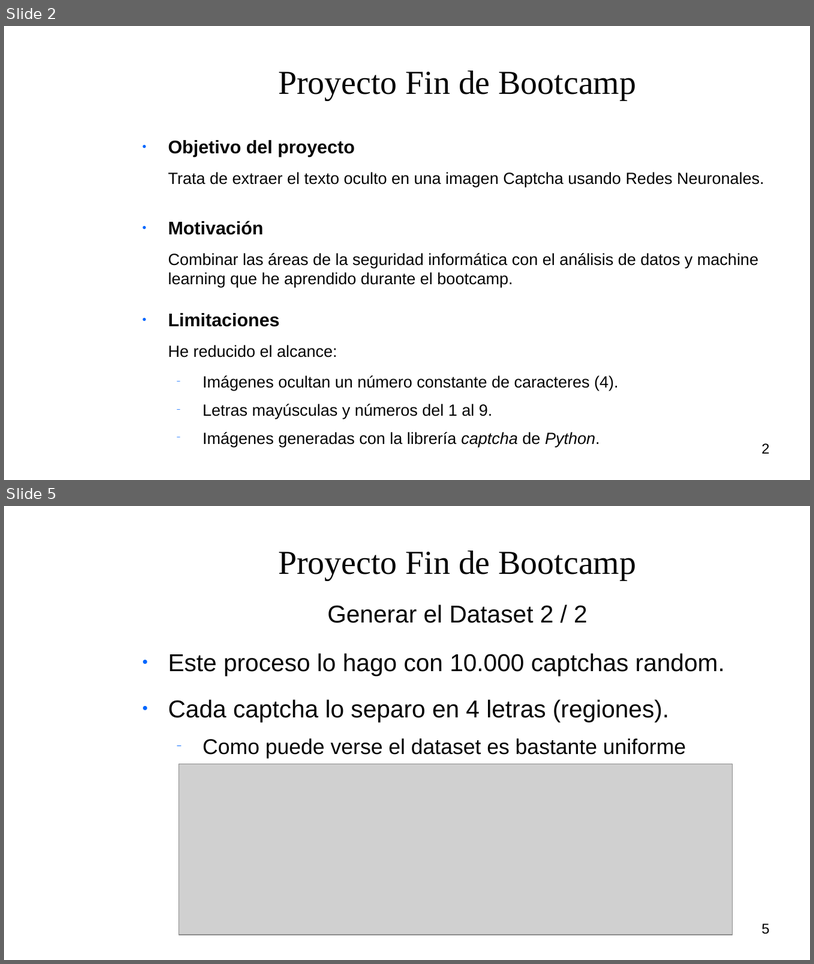
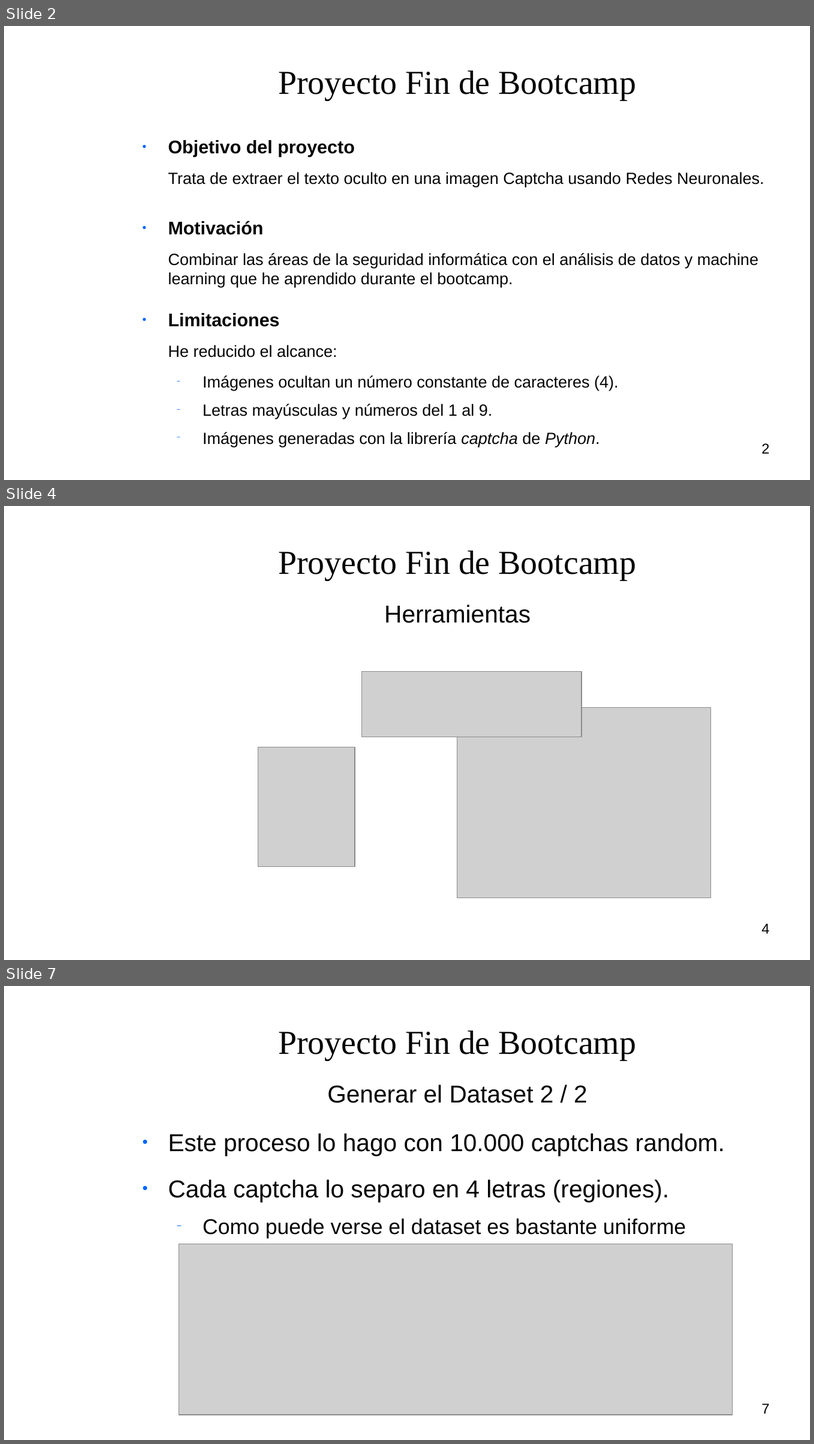
Before and after one commit to rfminguez/w8-proyecto_final-rompe_captcha, a slide deck: Presentacion/presentacion.odp. Shown one above the other, each under a label of ours: slides 2 and 5 before the commit, slides 2, 4 and 7 after it; the slides between them are not shown. The pictures are 814x964 and 814x1444 pixels, drawn with LibreOffice and Linux fonts; fonts in the diff are those of the drawing; grey boxes stand for pictures; background and template pictures are left out. Boxes give left, top, right and bottom in pixels: in the first picture for what was removed or moved away, otherwise in the second. Text is boxed around its words. In the diff, an @@ line names an element or a change of style, - is before the commit and + after.

```diff
--- a/Presentacion/presentacion.odp
+++ b/Presentacion/presentacion.odp
@@ slide 4 added at [4, 506, 810, 960], background picture (left out) @@
@@ title added at [278, 550, 636, 580], 33 pt, text #050505 @@
+Proyecto Fin de Bootcamp
@@ text added at [384, 604, 531, 623], 24 pt, text #050505 @@
+Herramientas
@@ picture added at [362, 672, 582, 736] @@
@@ picture added at [458, 707, 711, 897] @@
@@ picture added at [258, 747, 355, 866] @@
@@ page number added at [762, 923, 770, 933], 14 pt, text #000000 @@
+4
@@ what was slide 5 is now slide 7 @@
@@ page number at [762, 1403, 770, 1413]: text changed @@
-5
+7
```
Also in this commit, not shown: 7 slides changed, 1 other slide added.
